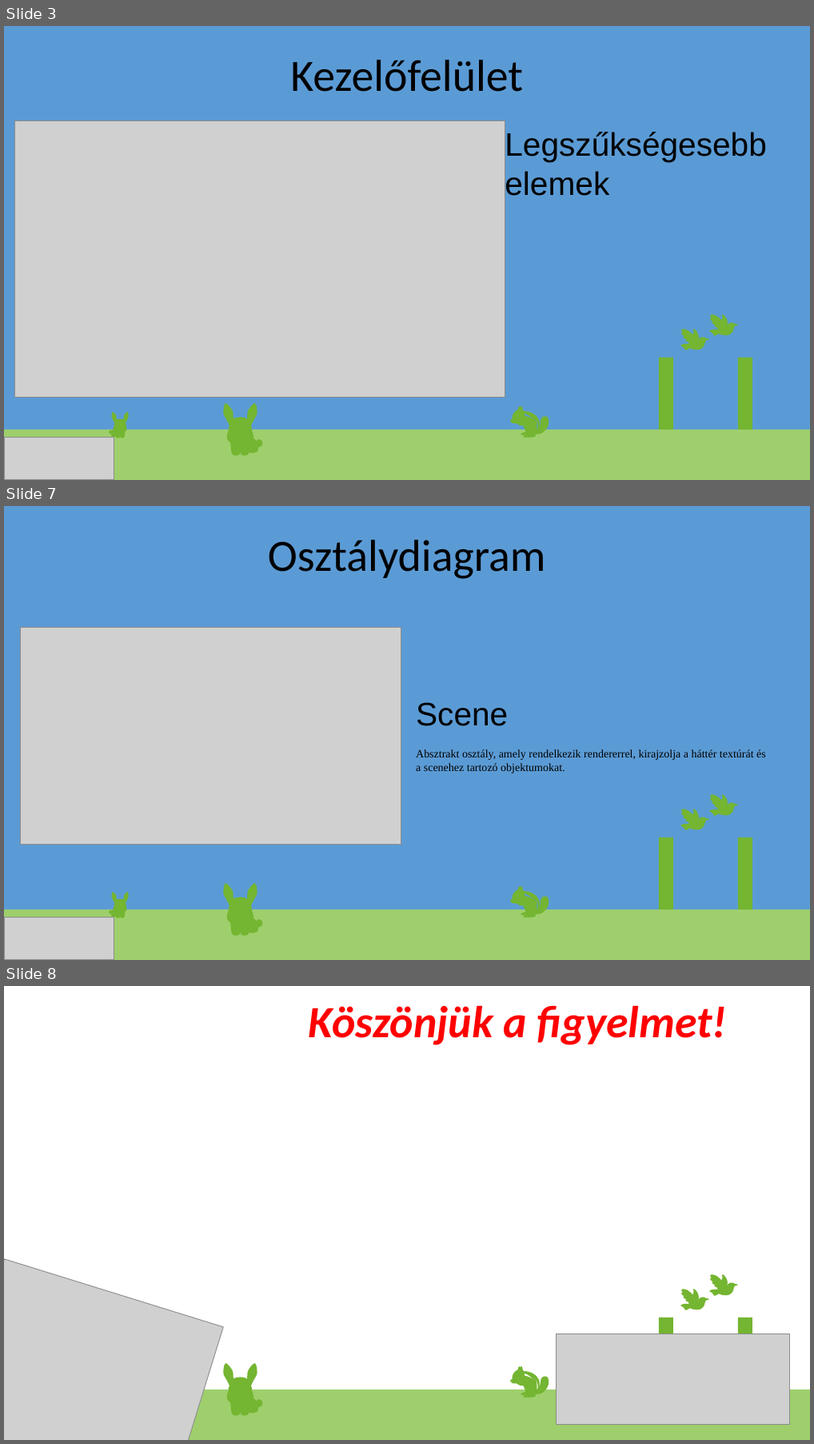
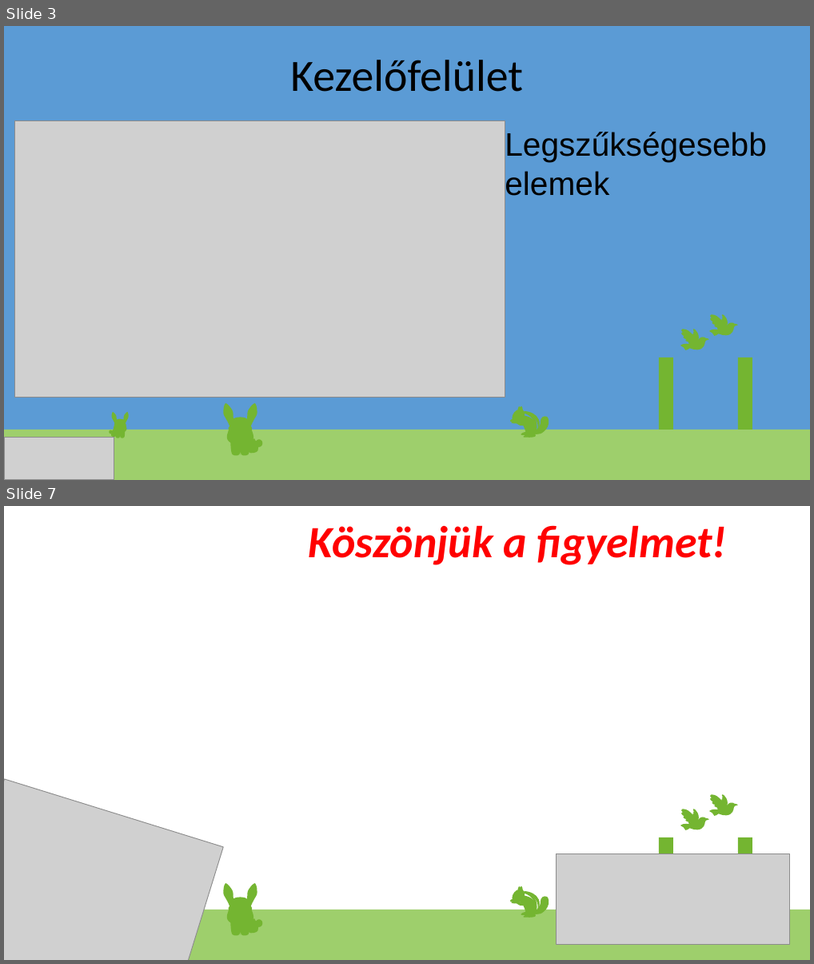
Before and after one commit to NRobert-jmdrgg/KoviUbiSoft, a slide deck: KoviUbiSoft_prez3ideiglenes.pptx. Shown one above the other, each under a label of ours: slides 3, 7 and 8 before the commit, slides 3 and 7 after it; the slides between them are not shown. The pictures are 814x1444 and 814x964 pixels, drawn with LibreOffice and Linux fonts; fonts in the diff are those of the drawing; grey boxes stand for pictures; background and template pictures are left out. Boxes give left, top, right and bottom in pixels: in the first picture for what was removed or moved away, otherwise in the second. Text is boxed around its words. In the diff, an @@ line names an element or a change of style, - is before the commit and + after.

```diff
--- a/KoviUbiSoft_prez3ideiglenes.pptx
+++ b/KoviUbiSoft_prez3ideiglenes.pptx
@@ slide 7 removed at (x1=4, y1=506, x2=810, y2=960), background #5B9BD5; not listed: 80 template elements that a slide beside it also shows @@
@@ title removed at (x1=268, y1=540, x2=546, y2=579) @@
-Osztálydiagram
@@ picture removed at (x1=20, y1=627, x2=402, y2=844) @@
@@ text removed at (x1=416, y1=702, x2=766, y2=773) @@
-Scene
-Absztrakt osztály, amely rendelkezik rendererrel, kirajzolja a háttér textúrát és a scenehez tartozó objektumokat.
@@ picture removed at (x1=4, y1=917, x2=114, y2=960) @@
@@ what was slide 8 is now slide 7 @@
```
Also in this commit, not shown: 2 slides changed, 1 slide added, 1 other slide removed.
